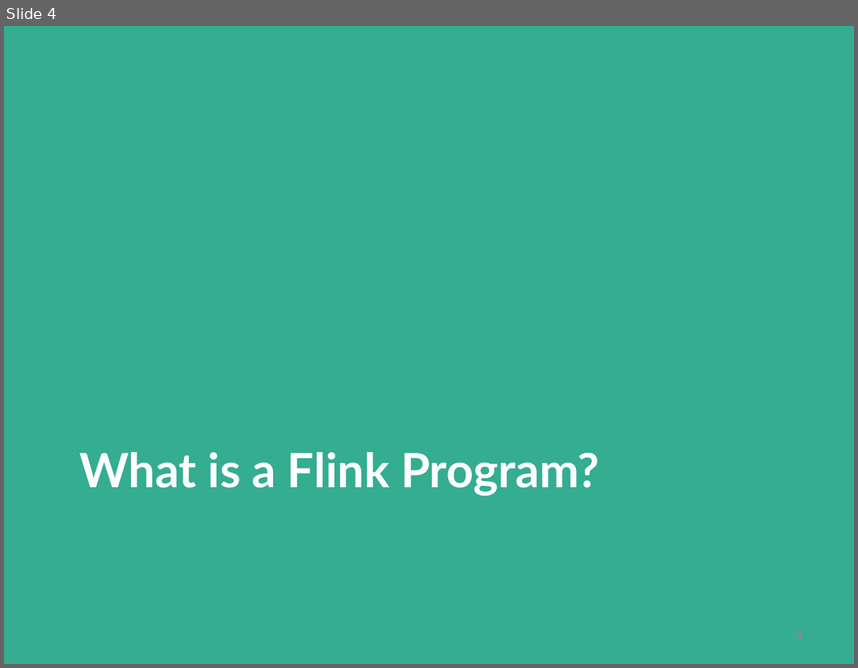
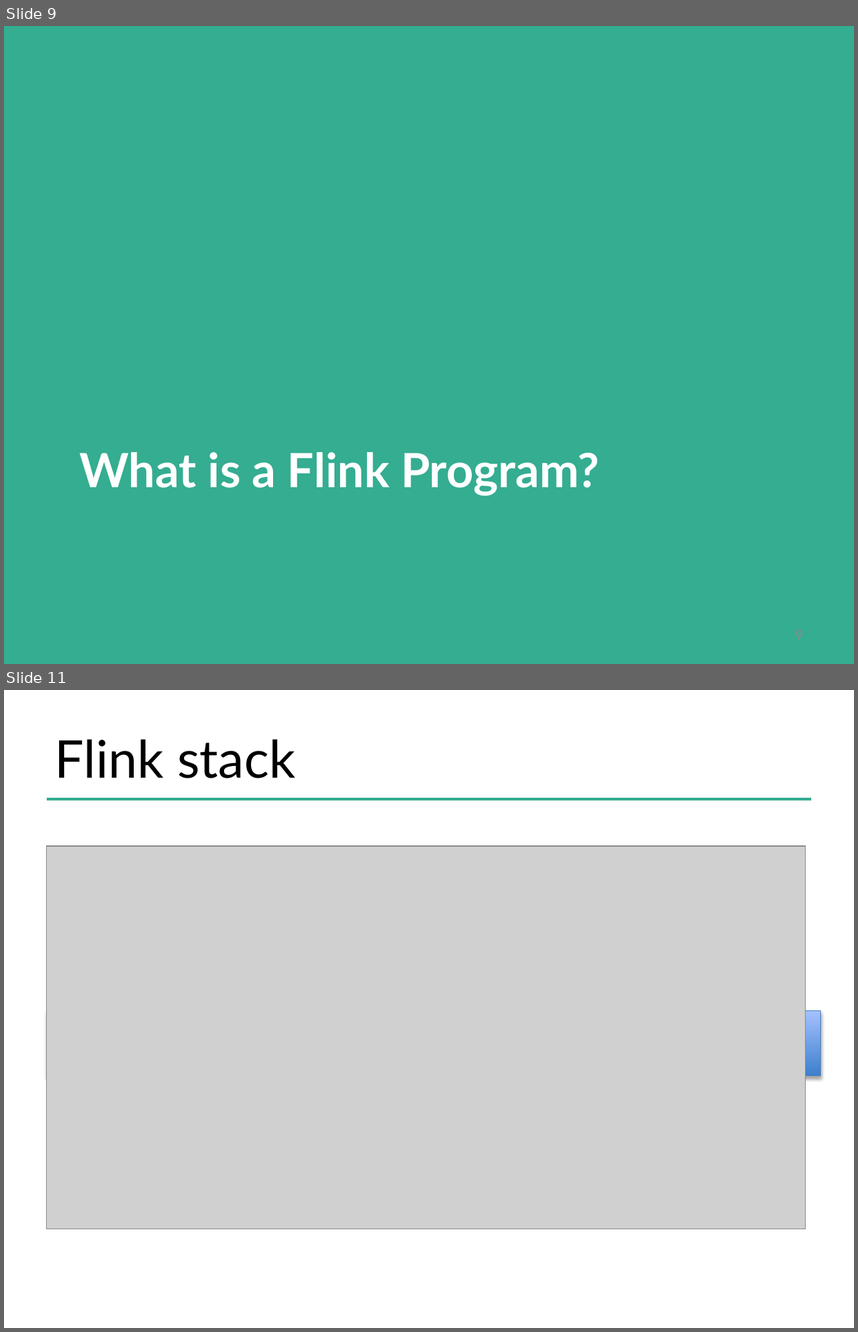
Before and after one commit to dataArtisans/flink-training-web, a slide deck: slides/flink_overview.pptx. Shown one above the other, each under a label of ours: slide 4 before the commit, slides 9 and 11 after it; the slides between them are not shown. The pictures are 858x668 and 858x1332 pixels, drawn with LibreOffice and Linux fonts; fonts in the diff are those of the drawing; grey boxes stand for pictures; background and template pictures are left out. Boxes give left, top, right and bottom in pixels: in the first picture for what was removed or moved away, otherwise in the second. Text is boxed around its words. In the diff, an @@ line names an element or a change of style, - is before the commit and + after.

```diff
--- a/slides/flink_overview.pptx
+++ b/slides/flink_overview.pptx
@@ slide 11 added at bbox=[4, 690, 854, 1328], background #FFFFFF @@
@@ title added at bbox=[55, 739, 295, 778], 44 pt, text #000000 @@
+Flink stack
@@ line added from (47, 799) to (811, 799), #34AD91 2 pt @@
@@ picture added at bbox=[47, 845, 806, 1228] @@
@@ rectangle added at bbox=[47, 1010, 821, 1076], fill gradient #3F80CE to #A4C4FF, outline #4B7EBC 0.75 pt @@
@@ what was slide 4 is now slide 9 @@
```
Also in this commit, not shown: 3 slides changed, 29 other slides added, 1 slide removed.
